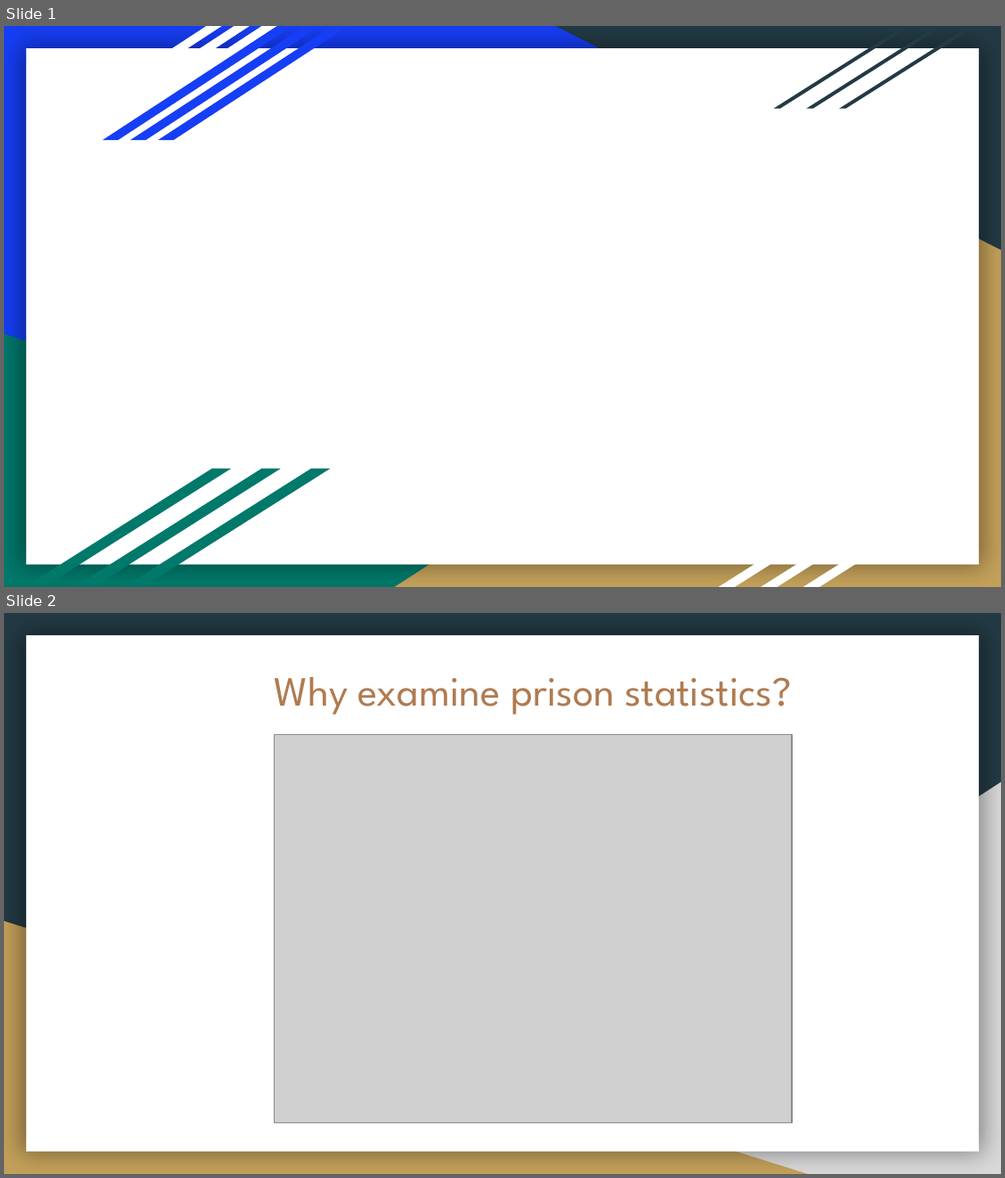
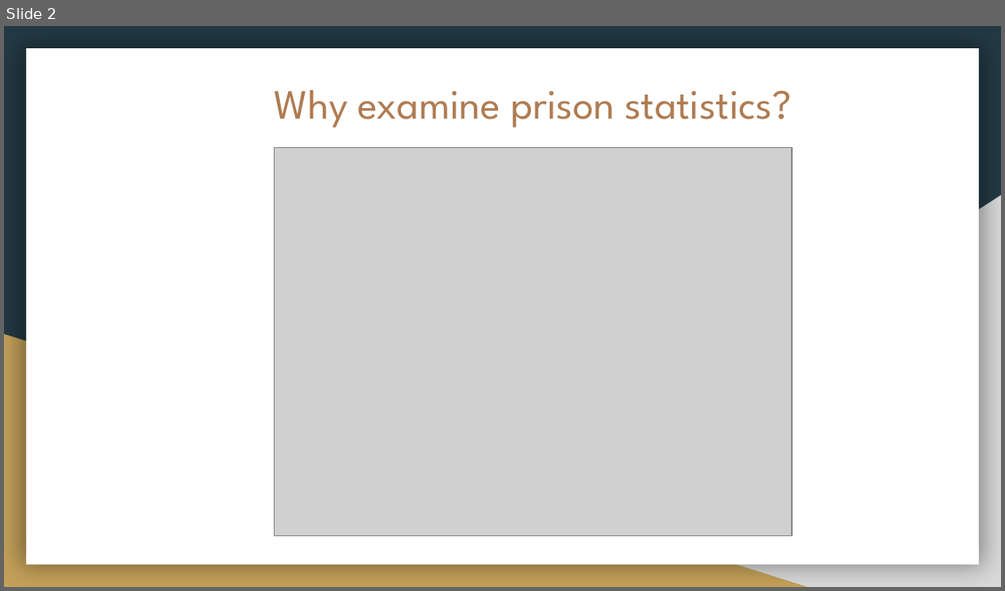
Before and after one commit to lorarjohns/US_Incarceration_Prelim, a slide deck: Mod 3 Project.pptx. Shown one above the other, each under a label of ours: slides 1 and 2 before the commit, slide 2 after it. The pictures are 1005x1178 and 1005x591 pixels, drawn with LibreOffice and Linux fonts; fonts in the diff are those of the drawing; grey boxes stand for pictures. Boxes give left, top, right and bottom in pixels: in the first picture for what was removed or moved away, otherwise in the second. Text is boxed around its words. In the diff, an @@ line names an element or a change of style, - is before the commit and + after.

```diff
--- a/Mod 3 Project.pptx
+++ b/Mod 3 Project.pptx
@@ slide 1 removed at box(4, 26, 1001, 587), background #163EF5; not listed: 1 template element that a slide beside it also shows @@
@@ parallelogram removed at box(32, 26, 221, 140) @@
@@ parallelogram removed at box(60, 26, 250, 140) @@
@@ parallelogram removed at box(88, 26, 277, 140) @@
@@ parallelogram removed at box(103, 26, 292, 140) @@
@@ parallelogram removed at box(130, 26, 320, 140) @@
@@ parallelogram removed at box(159, 26, 348, 140) @@
@@ right triangle removed at box(555, 26, 1001, 249) @@
@@ parallelogram removed at box(774, 27, 910, 109) @@
@@ parallelogram removed at box(807, 27, 943, 109) @@
@@ parallelogram removed at box(840, 27, 976, 109) @@
@@ right triangle removed at box(395, 195, 1001, 587) @@
@@ right triangle removed at box(4, 334, 808, 587) @@
@@ parallelogram removed at box(26, 468, 231, 586) @@
@@ parallelogram removed at box(75, 468, 280, 586) @@
@@ parallelogram removed at box(125, 468, 330, 586) @@
@@ parallelogram removed at box(719, 485, 894, 586) @@
@@ parallelogram removed at box(760, 485, 936, 586) @@
@@ parallelogram removed at box(803, 485, 979, 586) @@
```
Also in this commit, not shown: 1 slide changed, 1 slide added.
